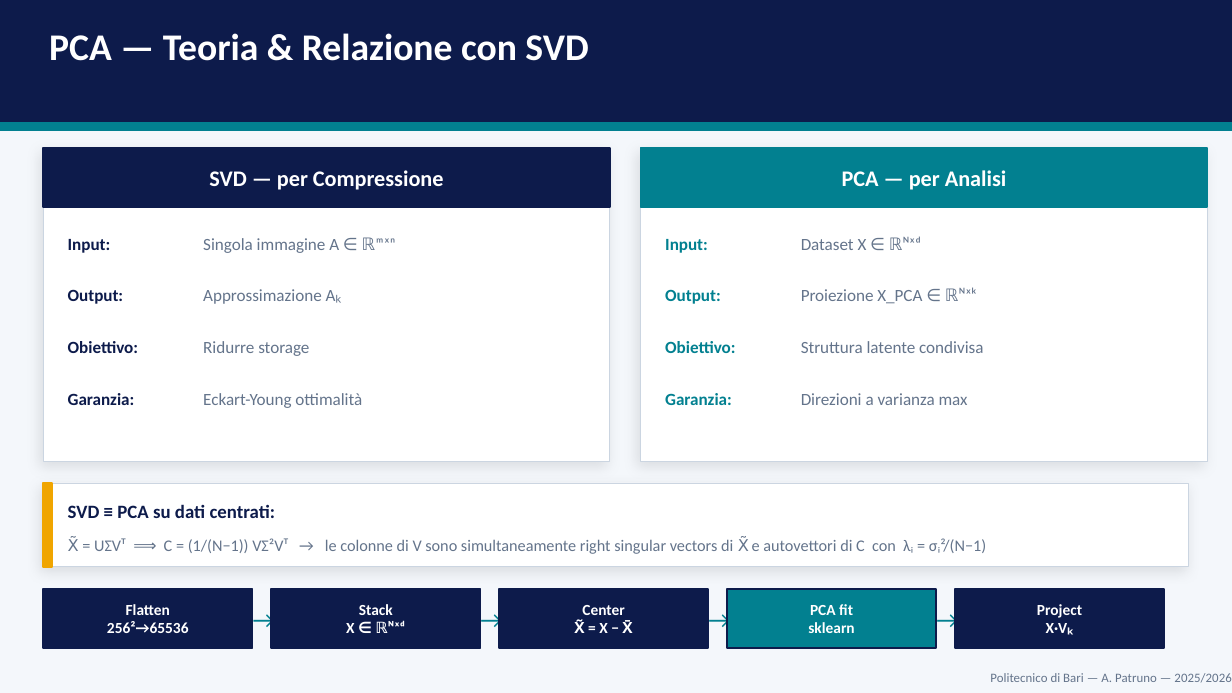
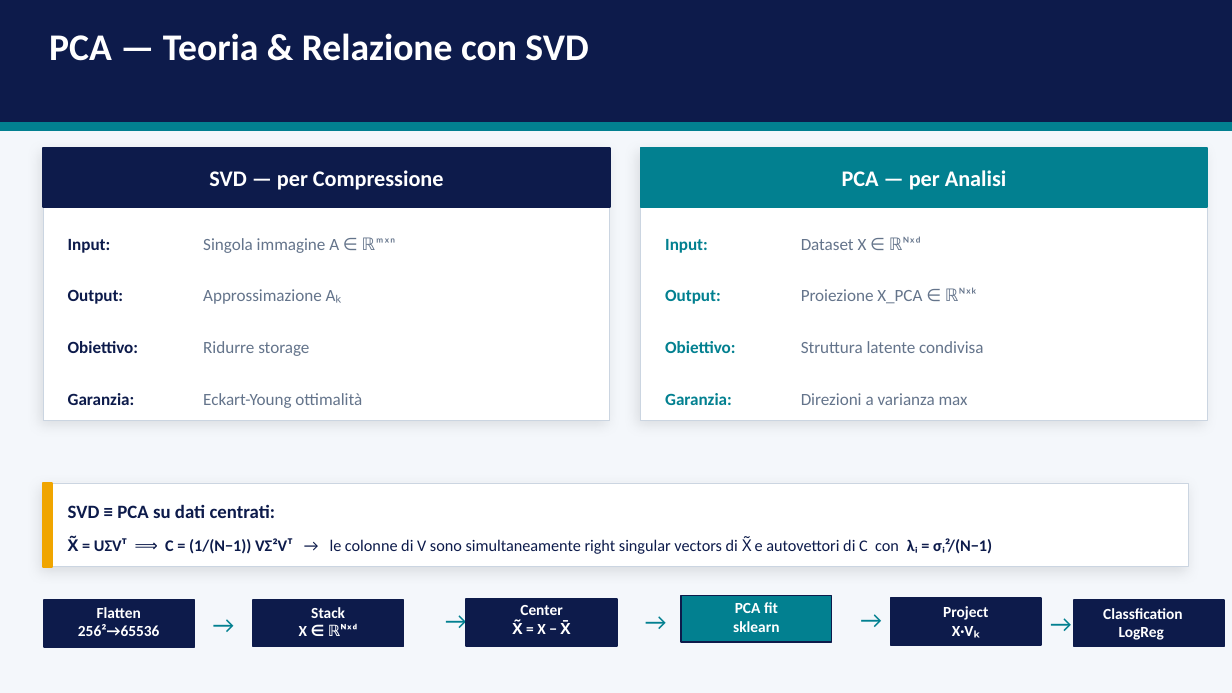
Before and after one commit to andreapatruno1/Image-Compression-and-Analysis, a slide deck: slide 10 of docs/Medical Image Compression and Analysis presentazione.pptx (slide 8 before the commit). Drawn at 1232x693 pixels with LibreOffice and Linux fonts; fonts in the diff are those of the drawing. Boxes give left, top, right and bottom in pixels: in the first picture for what was removed or moved away, otherwise in the second. Text is boxed around its words. In the diff, an @@ line names an element or a change of style, - is before the commit and + after.

```diff
--- a/docs/Medical Image Compression and Analysis presentazione.pptx
+++ b/docs/Medical Image Compression and Analysis presentazione.pptx
@@ rectangle: place and size @@
-rectangle at [43,148,610,462]
+rectangle at [43,148,610,420]
@@ rectangle: place and size @@
-rectangle at [641,148,1207,462]
+rectangle at [641,148,1207,420]
@@ text "X̃ = UΣVᵀ ⟹ C ..." at [68,536,992,554]: text colour #64748B to #0D1B4B; bold on in "X̃ = UΣVᵀ C = (1/(N−1)) VΣ²Vᵀ ..." @@
@@ text "Flatten": place and size @@
-text "Flatten" at [107,604,189,633]
+text "Flatten" at [78,607,160,636]
@@ text "Stack": place and size @@
-text "Stack" at [346,604,393,633]
+text "Stack" at [299,607,345,636]
@@ text "Center": place and size @@
-text "Center" at [574,605,627,633]
+text "Center" at [512,605,565,634]
@@ rectangle: place and size @@
-rectangle at [499,589,708,648]
+rectangle at [467,599,617,646]
@@ text "PCA fit": place and size @@
-text "PCA fit" at [808,604,854,633]
+text "PCA fit" at [733,602,779,632]
@@ rectangle: place and size @@
-rectangle at [727,589,936,648]
+rectangle at [681,595,832,642]
@@ text "Project": place and size @@
-text "Project" at [1037,604,1082,635]
+text "Project" at [943,606,988,638]
@@ rectangle: place and size @@
-rectangle at [955,589,1164,648]
+rectangle at [891,599,1041,646]
@@ rectangle: place and size @@
-rectangle at [43,589,253,648]
+rectangle at [44,600,195,647]
@@ text "→" rewrapped from [253,601,271,636] to [208,609,239,638] @@
@@ rectangle: place and size @@
-rectangle at [271,589,480,648]
+rectangle at [253,600,403,647]
@@ text "→" rewrapped from [480,601,499,636] to [445,606,458,633] @@
@@ text "→" rewrapped from [708,601,727,636] to [646,607,659,634] @@
@@ text "→" rewrapped from [936,601,955,636] to [860,605,873,632] @@
@@ text added at [1050,609,1063,636], 14 pt, text #028090 @@
+→
@@ rectangle added at [1074,600,1225,647], fill #0D1B4B, outline #0D1B4B 1 pt @@
@@ text added at [1103,608,1183,640], 9 pt, text #FFFFFF, bold @@
+Classfication
+LogReg
@@ text removed at [990,673,1231,682] @@
-Politecnico di Bari — A. Patruno — 2025/2026
```
Also in this commit, not shown: 6 other slides changed, 11 slides added, 13 other files.
